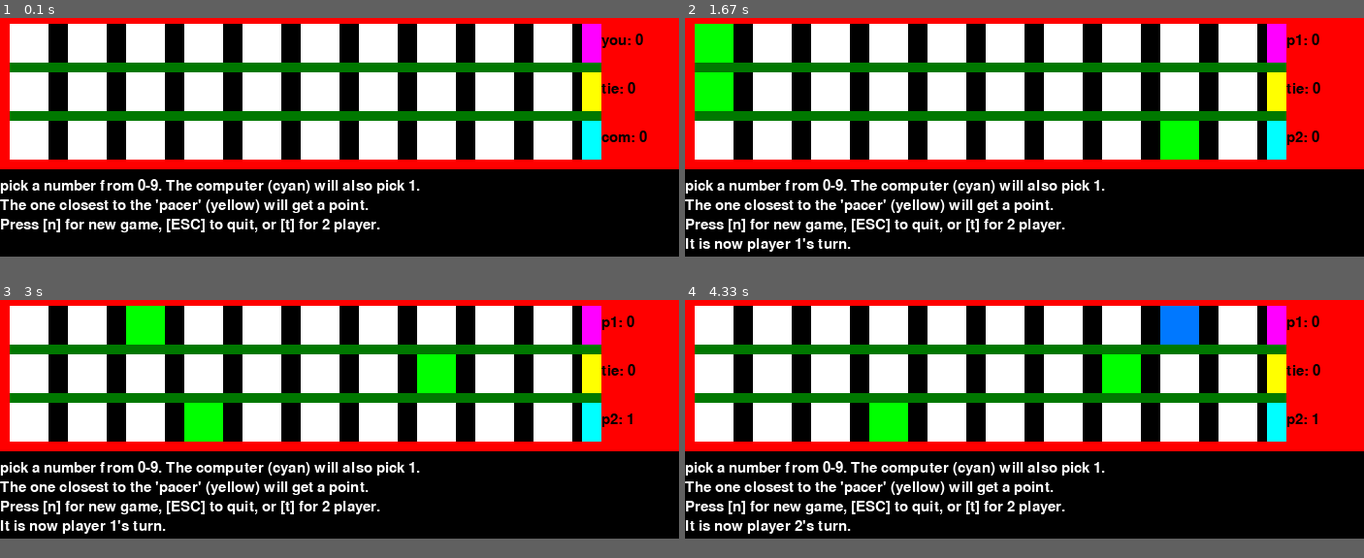
Above: before the commit, frames 1-4 (two rows, left to right).
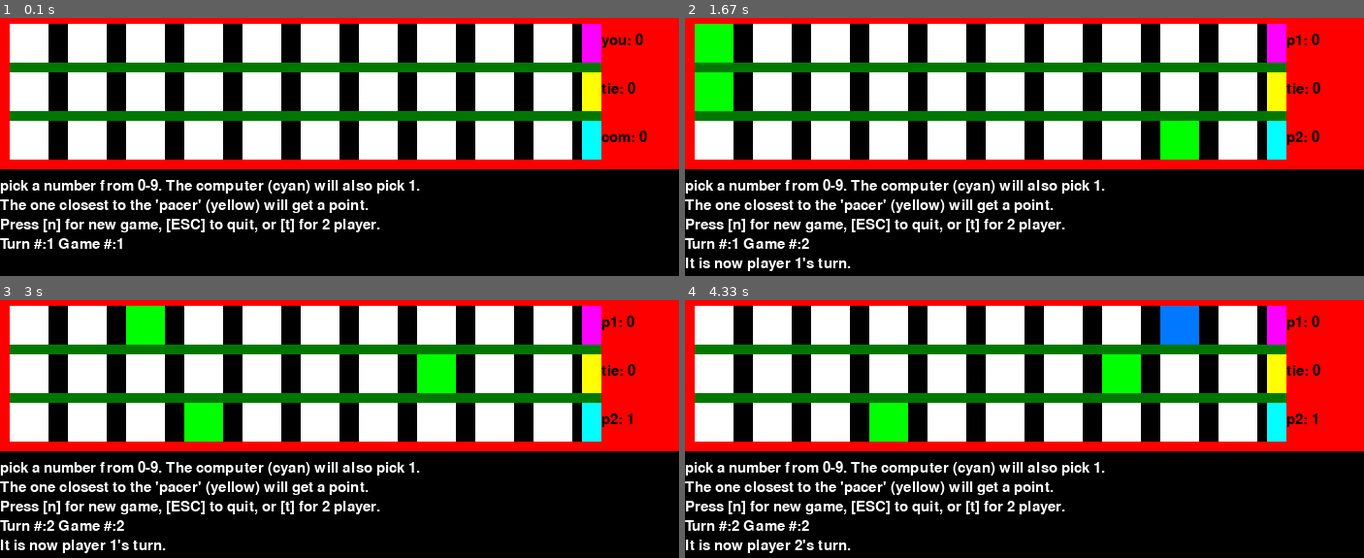
Above: after the commit, the same moments.

Repository: ThomasTheSpaceFox/Some-Small-python-pygame-apps
Game: pygame game, started from maxapacer.py
Two runs of this game, one before a commit and one after it. Both use one fixed random seed, a clock stepped at 60 frames per second and the inputs below.
Inputs:
- Up to frame 1 (0.1 s): no input
- Up to frame 2 (1.67 s): tap 1 at 0.33 s; tap 0 at 0.67 s; tap T at 1.1 s
- Up to frame 3 (3 s): tap 2 at 1.7 s; tap 3 at 2.5 s
- Up to frame 4 (4.33 s): tap 8 at 3.4 s
In our replay, the window is 700x250 before the commit and 700x270 after it. These sizes can differ from the game's own. Grey fills any space a smaller window leaves; there, only what the larger window draws over its background counts as a difference.

The runs differ from the first frame. In frame 1, 0.3% of the frame differs, in the area x 0-18%, y 85-90%; in frame 2, 1.0%; in frame 3, 1.0%; in frame 4, 1.1%, in the area x 0-25%, y 85-99%.

Commit message:
fix scoring bug in maxapacer.py. add game and turn number counters to maxapacer.py.

Diff:
--- a/maxapacer.py
+++ b/maxapacer.py
@@ -4,7 +4,7 @@
 pygame.display.init()
 from random import randint as ri
 from threading import Thread
-screensurf=pygame.display.set_mode((700, 250))
+screensurf=pygame.display.set_mode((700, 270))
 pygame.display.set_caption("Max-a-pacer - 1 player", "Max-a-pacer - 1 player")
 clock=pygame.time.Clock()
 progrun=1
@@ -77,6 +77,8 @@
 helpme3=simplefont.render("Press [n] for new game, [ESC] to quit, or [t] for 2 player.", True, (255, 255, 255), (0, 0, 0))
 p1turn=simplefont.render("It is now player 1's turn.", True, (255, 255, 255), (0, 0, 0))
 p2turn=simplefont.render("It is now player 2's turn.", True, (255, 255, 255), (0, 0, 0))
+turn=1
+game=1
 while progrun:
 	newgame=0
 	screensurf.fill((0, 0, 0))
@@ -86,11 +88,12 @@
 		drawfeild(no1, no2, no3, "p1: "+str(sp), "tie: "+str(tie), "p2: "+str(sc))
 		if playturn==1:
 			playturn=2
-			screensurf.blit(p2turn, (0, 230))
+			screensurf.blit(p2turn, (0, 250))
 		else:
 			playturn=1
-			screensurf.blit(p1turn, (0, 230))
+			screensurf.blit(p1turn, (0, 250))
 	screensurf.blit(helpme, (0, 170))
+	screensurf.blit(simplefont.render("Turn #:" + str(turn) + " Game #:" + str(game), True, (255, 255, 255), (0, 0, 0)), (0, 230))
 	screensurf.blit(helpme2, (0, 190))
 	screensurf.blit(helpme3, (0, 210))
 	pygame.display.update()
@@ -112,6 +115,8 @@
 					twoplay=0
 					userent=1
 					pygame.display.set_caption("Max-a-pacer - 1 player", "Max-a-pacer - 1 player")
+					turn=1
+					game+=1
 					break
 				if event.key==pygame.K_t:
 					newgame=1
@@ -122,6 +127,8 @@
 					playturn=2
 					userent=1
 					pygame.display.set_caption("Max-a-pacer - 2 player", "Max-a-pacer - 2 player")
+					turn=1
+					game+=1
 					break
 				if event.key==pygame.K_ESCAPE:
 					progrun=0
@@ -150,7 +157,8 @@
 				break
 	if progrun and not newgame and (playturn==2 or twoplay==0) and not timeoutbreak:
 		p1sm=abs(no2-no1)
-		comsm=abs(no3-no1)
+		comsm=abs(no2-no3)
+		turn+=1
 		if p1sm>comsm:
 			sc += 1
 		elif p1sm<comsm:
